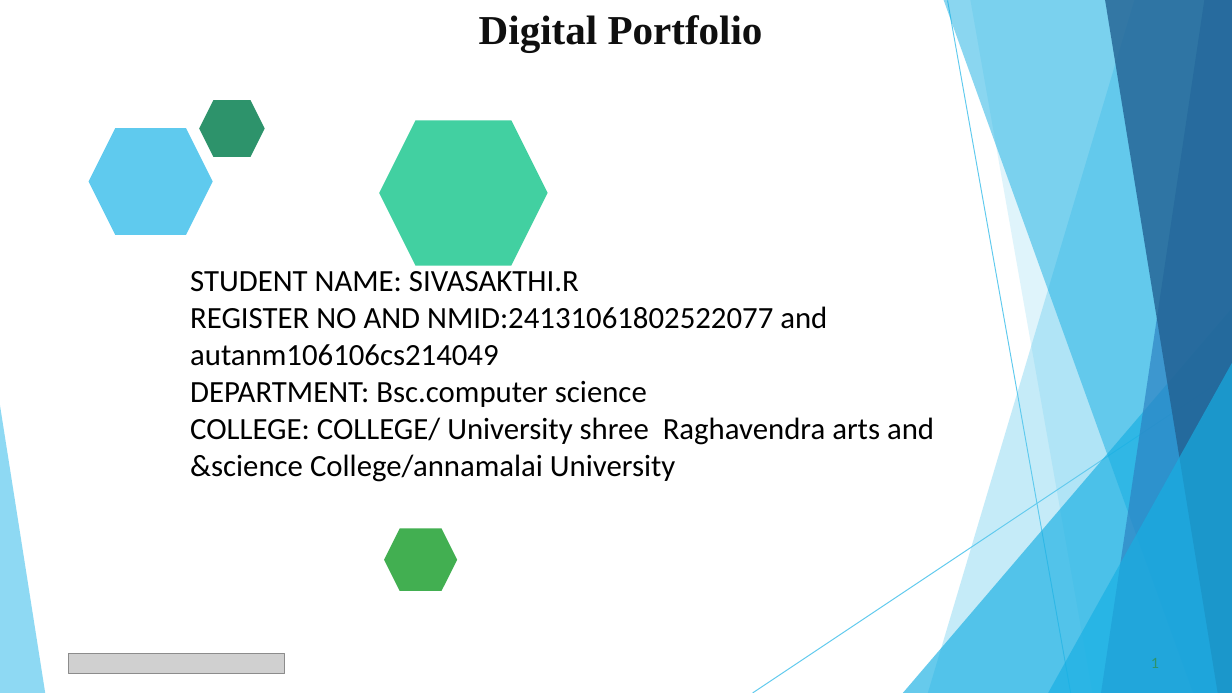
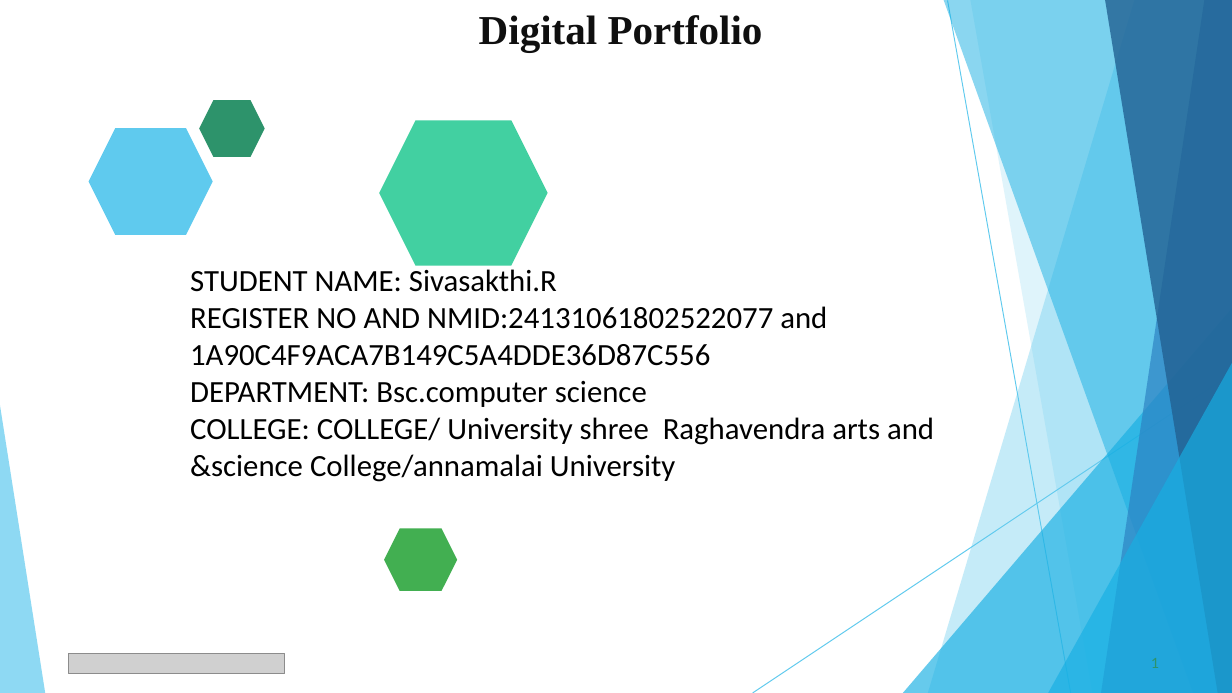
Before and after one commit to bhavanirambhavani446-cyber/SIVASAKTHI_DIGITAL-PORTFOLIO-, a slide deck: slide 1 of PPT FWD TNSDC 2025 siva sakthi.pptx. Drawn at 1232x693 pixels with LibreOffice and Linux fonts; fonts in the diff are those of the drawing; grey boxes stand for pictures. Boxes give left, top, right and bottom in pixels: in the first picture for what was removed or moved away, otherwise in the second. Text is boxed around its words. In the diff, an @@ line names an element or a change of style, - is before the commit and + after.

```diff
--- a/PPT FWD TNSDC 2025 siva sakthi.pptx
+++ b/PPT FWD TNSDC 2025 siva sakthi.pptx
@@ text at box(190, 269, 557, 292): text changed @@
-STUDENT NAME: SIVASAKTHI.R
+STUDENT NAME: Sivasakthi.R
@@ text at box(190, 344, 710, 366): text changed @@
-autanm106106cs214049
+1A90C4F9ACA7B149C5A4DDE36D87C556
```
